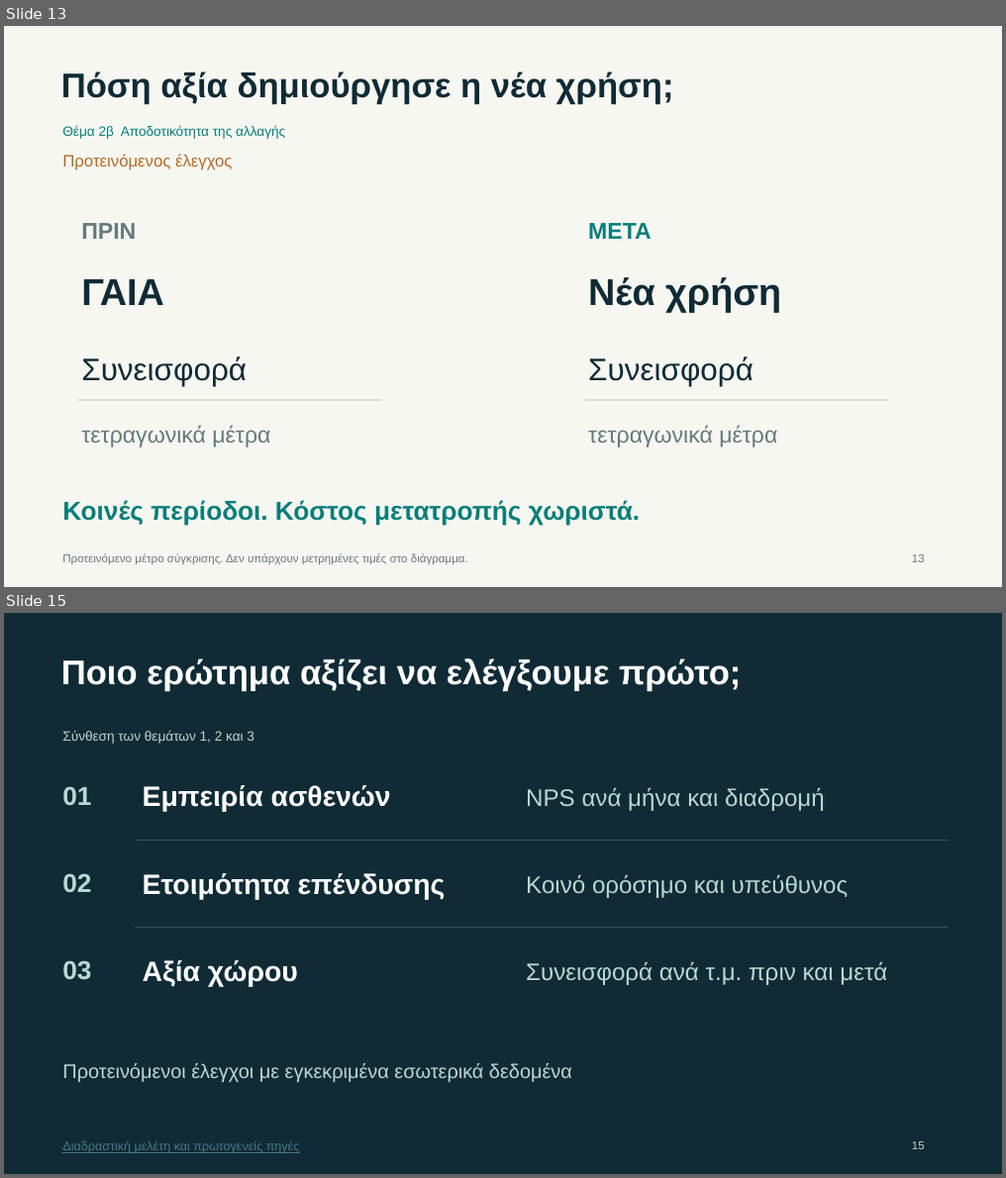
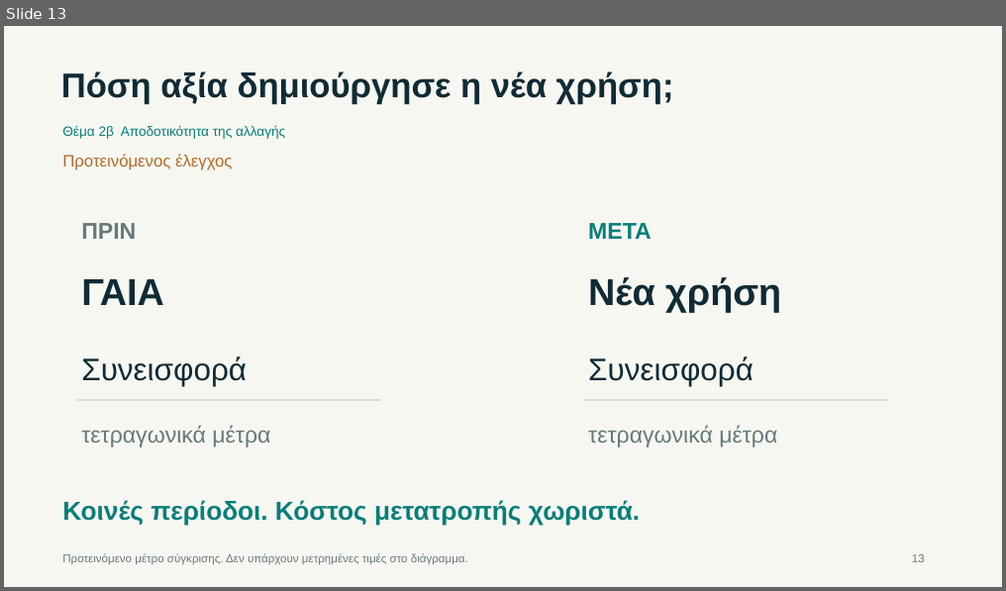
Before and after one commit to jtzach/iatriko-athinon-management, a slide deck: writing/CEO-Ιατρικό-Αθηνών-3-Ευρήματα.pptx. Shown one above the other, each under a label of ours: slides 13 and 15 before the commit, slide 13 after it; the slides between them are not shown. The pictures are 1006x1178 and 1006x591 pixels, drawn with LibreOffice and Linux fonts; fonts in the diff are those of the drawing. Boxes give left, top, right and bottom in pixels: in the first picture for what was removed or moved away, otherwise in the second. Text is boxed around its words. In the diff, an @@ line names an element or a change of style, - is before the commit and + after.

```diff
--- a/writing/CEO-Ιατρικό-Αθηνών-3-Ευρήματα.pptx
+++ b/writing/CEO-Ιατρικό-Αθηνών-3-Ευρήματα.pptx
@@ slide 15 removed at <box>4,613,1002,1174</box>, background #102B35 @@
@@ text removed at <box>61,659,741,692</box> @@
-Ποιο ερώτημα αξίζει να ελέγξουμε πρώτο;
@@ text removed at <box>62,730,254,744</box> @@
-Σύνθεση των θεμάτων 1, 2 και 3
@@ text removed at <box>62,786,91,805</box> @@
-01
@@ text removed at <box>143,785,391,812</box> @@
-Εμπειρία ασθενών
@@ text removed at <box>526,788,825,811</box> @@
-NPS ανά μήνα και διαδρομή
@@ line removed from (135, 840) to (948, 840) @@
@@ text removed at <box>62,873,91,892</box> @@
-02
@@ text removed at <box>143,873,446,899</box> @@
-Ετοιμότητα επένδυσης
@@ text removed at <box>526,875,848,898</box> @@
-Κοινό ορόσημο και υπεύθυνος
@@ line removed from (135, 928) to (948, 928) @@
@@ text removed at <box>62,960,91,980</box> @@
-03
@@ text removed at <box>143,960,298,987</box> @@
-Αξία χώρου
@@ text removed at <box>526,962,887,985</box> @@
-Συνεισφορά ανά τ.μ. πριν και μετά
@@ text removed at <box>62,1063,572,1082</box> @@
-Προτεινόμενοι έλεγχοι με εγκεκριμένα εσωτερικά δεδομένα
@@ text removed at <box>62,1142,300,1154</box> @@
-Διαδραστική μελέτη και πρωτογενείς πηγές
@@ text removed at <box>912,1142,925,1150</box> @@
-15
```
Also in this commit, not shown: 1 slide changed, 5 slides added, 4 other slides removed, 35 other files.
